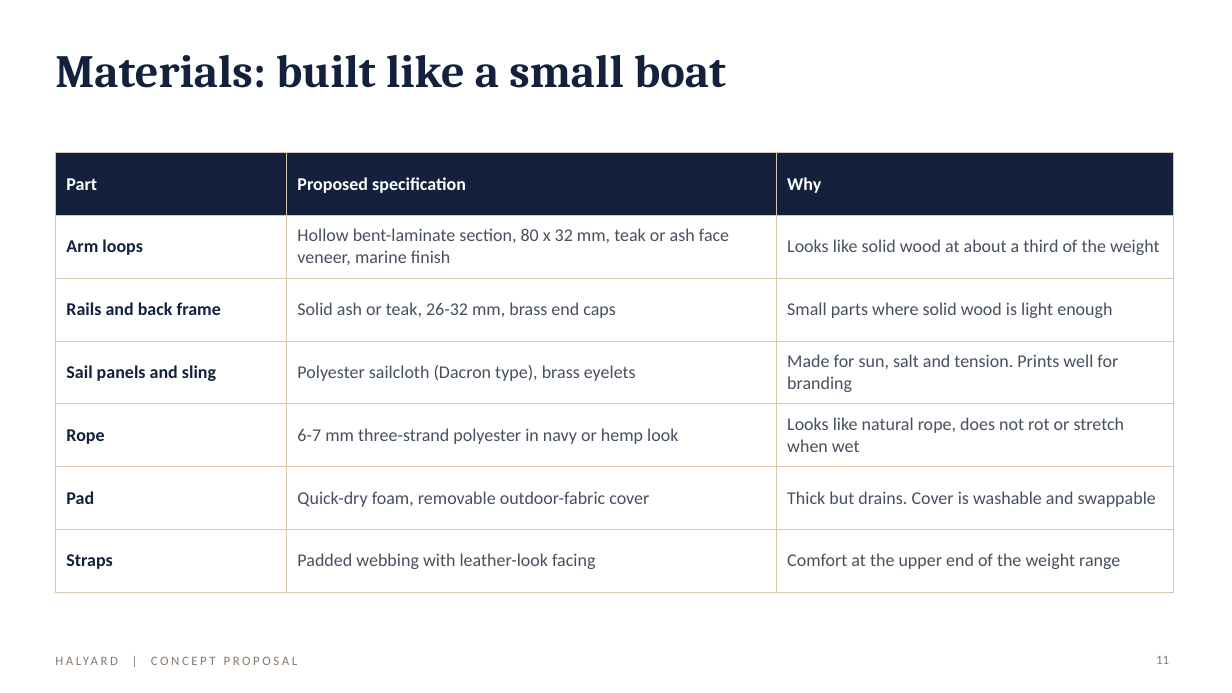
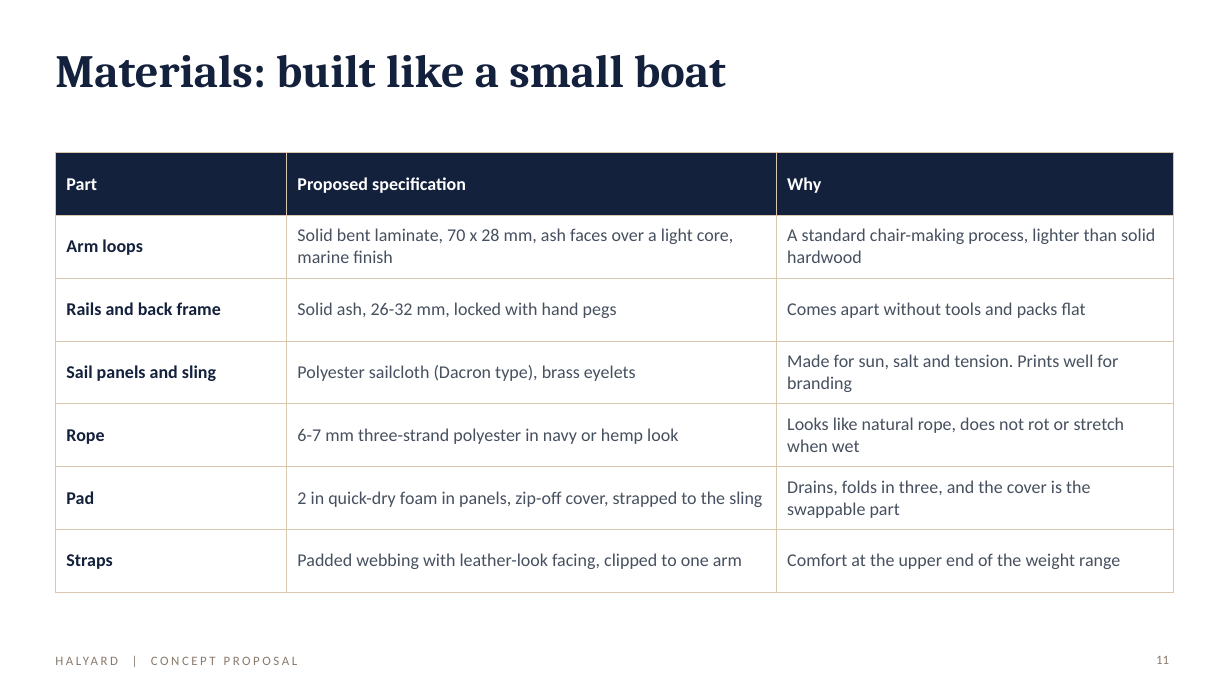
Before and after one commit to peterkaplan/hiking-games, a slide deck: slide 11 of beach-chair-render/Halyard-Beach-Club-Chair-Proposal.pptx. Drawn at 1232x693 pixels with LibreOffice and Linux fonts; fonts in the diff are those of the drawing. Boxes give left, top, right and bottom in pixels: in the first picture for what was removed or moved away, otherwise in the second. Text is boxed around its words. In the diff, an @@ line names an element or a change of style, - is before the commit and + after.

```diff
--- a/beach-chair-render/Halyard-Beach-Club-Chair-Proposal.pptx
+++ b/beach-chair-render/Halyard-Beach-Club-Chair-Proposal.pptx
@@ table at [55, 152, 1174, 573] @@
-row 2, column 2: Hollow bent-laminate section, 80 x 32 mm, teak or ash face veneer, marine finish
+row 2, column 2: Solid bent laminate, 70 x 28 mm, ash faces over a light core, marine finish
-row 2, column 3: Looks like solid wood at about a third of the weight
+row 2, column 3: A standard chair-making process, lighter than solid hardwood
-row 3, column 2: Solid ash or teak, 26-32 mm, brass end caps
+row 3, column 2: Solid ash, 26-32 mm, locked with hand pegs
-row 3, column 3: Small parts where solid wood is light enough
+row 3, column 3: Comes apart without tools and packs flat
-row 6, column 2: Quick-dry foam, removable outdoor-fabric cover
+row 6, column 2: 2 in quick-dry foam in panels, zip-off cover, strapped to the sling
-row 6, column 3: Thick but drains. Cover is washable and swappable
+row 6, column 3: Drains, folds in three, and the cover is the swappable part
-row 7, column 2: Padded webbing with leather-look facing
+row 7, column 2: Padded webbing with leather-look facing, clipped to one arm
```
Also in this commit, not shown: 13 other slides changed, 12 other files.
